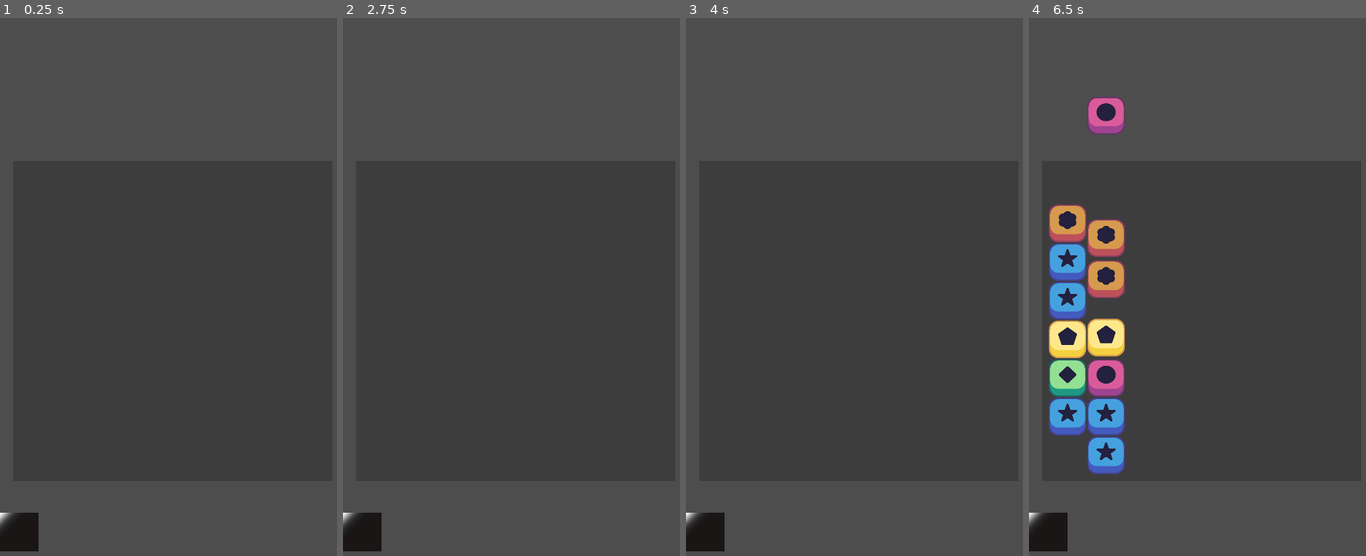
Above: before the commit, frames 1-4 (left to right).
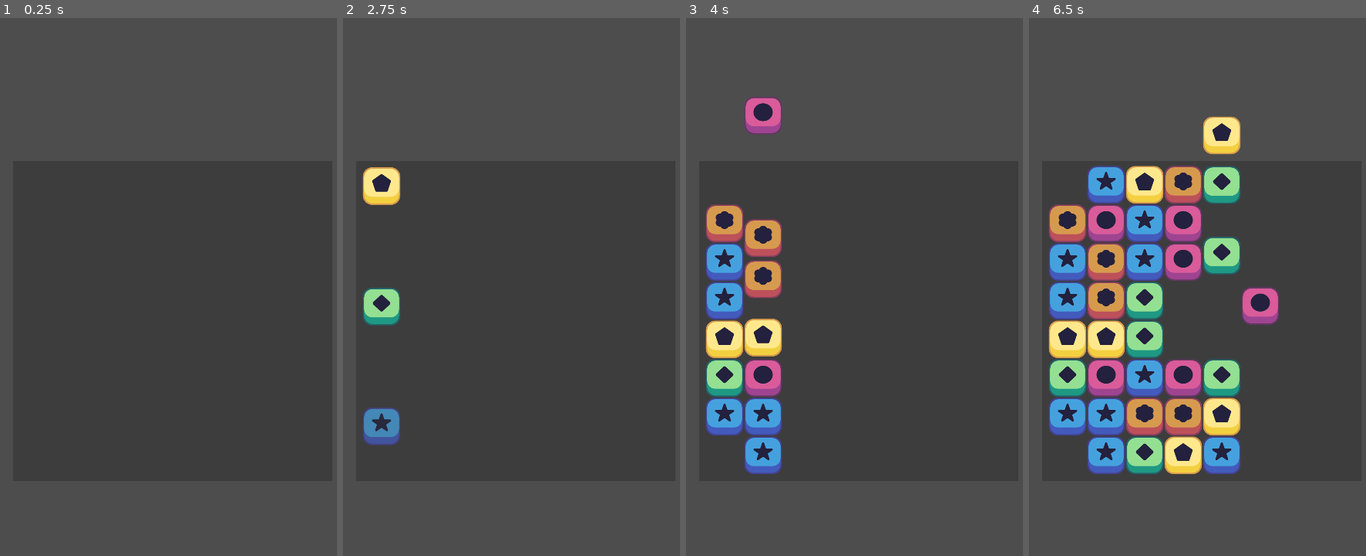
Above: after the commit, the same moments.

Repository: Sironix/Shuffle_RPG_Demo
Game: Godot game, scene res://Scenes/MainGame.tscn
Same seed, same stepped clock (60 frames per second), same inputs: the game is played once before the commit and once after it.
Inputs (mouse positions are in pixels of both pictures, inside the frame that each line leads up to):
- Up to frame 1 (0.25 s): no input
- Up to frame 2 (2.75 s): tap Enter at 0.5, 2 s; move the mouse to (592, 287) at 0.52 s; click (592, 287) at 0.6 s; tap Space at 1.25 s; move the mouse to (447, 351) at 1.27 s; click (447, 351) at 1.35 s; move the mouse to (551, 184) at 2.02 s; tap M at 2.1 s; click (551, 184) at 2.3 s
- Up to frame 3 (4 s): move the mouse to (841, 443) at 2.77 s; tap U at 2.85 s; click (841, 443) at 3.05 s; move the mouse to (962, 410) at 3.52 s; hold Enter from 3.53 s (still down); click (962, 410) at 3.8 s
- Up to frame 4 (6.5 s): move the mouse to (1099, 227) at 4.27 s; release Enter at 4.28 s; tap Keypad Enter at 4.35 s; click (1099, 227) at 4.55 s; move the mouse to (1221, 319) at 5.02 s; click (1221, 319) at 5.1 s; move the mouse to (1150, 163) at 5.77 s; click (1150, 163) at 5.85 s

The runs differ from the first frame. In frame 1, 0.8% of the frame differs, in the area x 0-12%, y 91-100%; in frame 2, 2.9%; in frame 3, 10%; in frame 4, 20%, in the area x 0-75%, y 14-100%.

Commit message:
General Update

Diff:
--- a/Scenes/Grid.gd
+++ b/Scenes/Grid.gd
@@ -11,8 +11,16 @@
 signal player_piece_swap_finished
 
 #State Machine
-enum GRID_STATE {wait,move}
-var state:GRID_STATE=GRID_STATE.move
+signal grid_state_changed(state:GRID_STATE)
+
+enum GRID_STATE {busy,awaiting_input,spawning,matching,destroying,collapsing}
+var state:GRID_STATE=GRID_STATE.busy :set = _set_state
+
+func _set_state(value:GRID_STATE=GRID_STATE.busy):
+	if value != null:
+		state = value
+		grid_state_changed.emit(state)
+
 #init vars
 @export var width: int
 @export var height: int
@@ -49,17 +57,17 @@
 
 # Called when the node enters the scene tree for the first time.
 func _ready():
-	await get_tree().create_timer(5).timeout
+	await get_tree().create_timer(2.5).timeout
 	PosAdapter.x_start =x_start
 	PosAdapter.y_start =y_start
 	PosAdapter.offset = offset
 	board = create_board_array()
-	spawn_pieces_without_matches()
+	await spawn_pieces_without_matches()
 	player_piece_swap_finished.connect(when_piece_movement_finished)
-	state =GRID_STATE.move
+	state =GRID_STATE.awaiting_input
 
 func _process(delta: float) -> void:
-	if state== GRID_STATE.move:
+	if state== GRID_STATE.awaiting_input:
 		touch_input()
 
 ####################################################################################################
@@ -104,6 +112,7 @@
 			#instance it
 			spawn_piece_to_board(piece,row,column)
 			await get_tree().create_timer(0.1).timeout
+
 
 
 ##quick 3 match finder for the spawning funcion
@@ -135,7 +144,7 @@
 #### GAME LOOP
 ####################################################################################################
 
-func spawn_piece_to_board(piece:IMonstruo=null,row:int=0,column:int=0) -> void:
+func spawn_piece_to_board(piece:IPiece=null,row:int=0,column:int=0) -> void:
 	if piece:
 		add_child(piece)
 		piece._init(self)
@@ -175,7 +184,7 @@
 	if match_happened:
 		collapse_timer.start()
 	else:
-		state = GRID_STATE.move
+		state = GRID_STATE.awaiting_input
 
 #region H/V Find Match Logic
 ## these two functions could be merged
@@ -206,7 +215,7 @@
 				continue
 
 			##actual logic
-			var matched_pieces :Array[IMonstruo]= []
+			var matched_pieces :Array[IPiece]= []
 			for num in pieces_to_match:
 				if board[i+num] ==null:
 					return match_happened
@@ -345,9 +354,10 @@
 				break
 		await get_tree().create_timer(0.02).timeout
 	if activate_timer:
+		state = GRID_STATE.spawning
 		refill_timer.start()
 	else:
-		state = GRID_STATE.move
+		state = GRID_STATE.awaiting_input
 
 func refill_board():
 	match_finder_timer.stop()
@@ -365,14 +375,15 @@
 			if not activate_timer:
 				activate_timer = true
 			var rand = randi() % references.size()
-			var piece :IMonstruo= references[rand].instantiate()
+			var piece :IPiece= references[rand].instantiate()
 			spawn_piece_to_board(piece,row,column)
 			await get_tree().create_timer(0.1).timeout
 		await get_tree().create_timer(0.1).timeout
 	if activate_timer:
+		state = GRID_STATE.matching
 		match_finder_timer.start()
 	else:
-		state = GRID_STATE.move
+		state = GRID_STATE.awaiting_input
 
 
 
@@ -416,10 +427,10 @@
 
 
 func swap_pieces(piece_1, piece_2) -> void:
-	state = GRID_STATE.wait
+	state = GRID_STATE.busy
 	control_allowed = false
-	var first_piece = board[piece_1.x][piece_1.y]
-	var second_piece = board[piece_2.x][piece_2.y]
+	var first_piece :IPiece= board[piece_1.x][piece_1.y]
+	var second_piece :IPiece= board[piece_2.x][piece_2.y]
 	var first_pos
 	var second_pos
 	if first_piece == null:
@@ -435,7 +446,7 @@
 	board[piece_1.x][piece_1.y]= second_piece
 	board[piece_2.x][piece_2.y]= first_piece
 	first_piece.move(second_pos)
-	### DEBUG
+	state = GRID_STATE.matching
 	match_finder_timer.start()
 
 
--- a/Scenes/IMonstruo.tscn
+++ /dev/null
@@ -1,21 +0,0 @@
-[gd_scene load_steps=4 format=3 uid="uid://i4ikssh6kdjp"]
-
-[ext_resource type="Script" path="res://Scenes/IMonstruo.gd" id="1"]
-[ext_resource type="Script" path="res://Scenes/Monstruos/Componentes/Moves/Normal_Move.gd" id="2_ecw52"]
-[ext_resource type="Script" path="res://Scenes/Monstruos/Componentes/Spawns/Spawn_Type.gd" id="3_djqqc"]
-
-[node name="IMonstruo" type="Node2D"]
-script = ExtResource("1")
-_move_type = ExtResource("2_ecw52")
-_displace_type = ExtResource("2_ecw52")
-_collapse_type = ExtResource("2_ecw52")
-_spawn_type = ExtResource("3_djqqc")
-
-[node name="Sprite2D" type="Sprite2D" parent="."]
-scale = Vector2(0.5, 0.5)
-
-[node name="Destroy_Timer" type="Timer" parent="."]
-wait_time = 0.5
-one_shot = true
-
-[connection signal="timeout" from="Destroy_Timer" to="." method="_on_destroy_timer_timeout"]
--- a/Scenes/IMonstruo.gd
+++ b/Scenes/IPiece.gd
@@ -1,15 +1,23 @@
 extends Node2D
-class_name IMonstruo
+class_name IPiece
 
 signal vertical_matched(center:bool,size:int)
 signal horizontal_matched(center:bool,size:int)
 signal special_matched(center:bool,type:MATCH_TYPES)
 
+##movement signals.
+signal moved
+signal displaced
+signal spawned
+signal matched
+signal collapsed
+signal destroyed
+
 enum MATCH_TYPES{None,Cross,L,Square}
 @onready var destroy_timer: Timer = $Destroy_Timer
 
 @export var id: String = "": get = id_get, set = id_set
-var damage : int = 0
+@export var damage : int = 0
 var icon
 var matched_h := false
 var matched_v := false
@@ -64,11 +72,6 @@
 	if _destroy_type:
 		destroy_type = _destroy_type.new(self)
 
-#I should make this an interface. like "Imove"
-#have the move version (triggers when you pick this piece and move it somewhere
-#have the displace version (triggers when this piece is the 2nd piece in a piece swap input
-#have the collapse version (triggers with the collapse columns function.
-
 func spawn(target_pos:Vector2=Vector2(0,0)) -> void:
 	if not target_pos:
 		push_error("Target position is null")
@@ -83,6 +86,7 @@
 	if not target_pos:
 		push_error("Target position is null")
 	displace_type.move(target_pos)
+#maybe an await or something.
 
 func collapse(target_pos:Vector2=Vector2(0,0)) -> void:
 	if not target_pos:
@@ -98,8 +102,8 @@
 		push_error("Target position is null")
 	destroy_type.move(target_pos)
 
-func inflict_damage():
-	print(damage)
+func inflict_damage(_damage:int=damage):
+	print(_damage)
 	pass
 
 func check_connections():
@@ -119,6 +123,7 @@
 		destroy_type.destroy()
 	else:
 		queue_free()
+
 
 
 func match_3():
--- /dev/null
+++ b/Scenes/IPiece.tscn
@@ -0,0 +1,23 @@
+[gd_scene load_steps=5 format=3 uid="uid://i4ikssh6kdjp"]
+
+[ext_resource type="Script" path="res://Scenes/IPiece.gd" id="1_da8ak"]
+[ext_resource type="Script" path="res://Scenes/Monstruos/Componentes/Moves/Normal_Move.gd" id="2_ak1m3"]
+[ext_resource type="Script" path="res://Scenes/Monstruos/Componentes/Spawns/Spawn_Type.gd" id="3_5cica"]
+[ext_resource type="Script" path="res://Scenes/Monstruos/Componentes/Destroys/Destroy_Type.gd" id="4_7xhe4"]
+
+[node name="IPiece" type="Node2D"]
+script = ExtResource("1_da8ak")
+_move_type = ExtResource("2_ak1m3")
+_displace_type = ExtResource("2_ak1m3")
+_collapse_type = ExtResource("2_ak1m3")
+_spawn_type = ExtResource("3_5cica")
+_destroy_type = ExtResource("4_7xhe4")
+
+[node name="Sprite2D" type="Sprite2D" parent="."]
+scale = Vector2(0.5, 0.5)
+
+[node name="Destroy_Timer" type="Timer" parent="."]
+wait_time = 0.5
+one_shot = true
+
+[connection signal="timeout" from="Destroy_Timer" to="." method="_on_destroy_timer_timeout"]
--- a/Scenes/MainGame.tscn
+++ b/Scenes/MainGame.tscn
@@ -1,16 +1,6 @@
-[gd_scene load_steps=4 format=3 uid="uid://b62igu6gabqd6"]
+[gd_scene load_steps=2 format=3 uid="uid://b62igu6gabqd6"]
 
 [ext_resource type="Script" path="res://Scenes/Grid.gd" id="1"]
-
-[sub_resource type="Gradient" id="1"]
-interpolation_mode = 2
-offsets = PackedFloat32Array(0.333333, 0.654321, 1)
-colors = PackedColorArray(0.105469, 0.0894012, 0.0894012, 1, 0.261719, 0.261719, 0.261719, 1, 1, 1, 1, 1)
-
-[sub_resource type="GradientTexture2D" id="2"]
-gradient = SubResource("1")
-fill_from = Vector2(0.5, 0.5)
-fill_to = Vector2(0, 0)
 
 [node name="Control" type="Control"]
 layout_mode = 3
@@ -74,30 +64,6 @@
 layout_mode = 2
 size_flags_vertical = 3
 
-[node name="VBoxContainer" type="VBoxContainer" parent="VBoxContainer/Control3"]
-layout_mode = 0
-anchor_right = 1.0
-anchor_bottom = 1.0
-
-[node name="Control" type="Control" parent="VBoxContainer/Control3/VBoxContainer"]
-layout_mode = 2
-size_flags_horizontal = 3
-size_flags_vertical = 3
-size_flags_stretch_ratio = 0.25
-
-[node name="Control2" type="Control" parent="VBoxContainer/Control3/VBoxContainer"]
-layout_mode = 2
-size_flags_horizontal = 3
-size_flags_vertical = 3
-
-[node name="TextureRect" type="TextureRect" parent="VBoxContainer/Control3/VBoxContainer/Control2"]
-layout_mode = 0
-anchor_right = 1.0
-anchor_bottom = 1.0
-texture = SubResource("2")
-expand_mode = 1
-stretch_mode = 2
-
 [connection signal="timeout" from="VBoxContainer/Control/Control/Grid/CollapseTimer" to="VBoxContainer/Control/Control/Grid" method="_on_collapse_timer_timeout"]
 [connection signal="timeout" from="VBoxContainer/Control/Control/Grid/RefillTimer" to="VBoxContainer/Control/Control/Grid" method="_on_refill_timer_timeout"]
 [connection signal="timeout" from="VBoxContainer/Control/Control/Grid/MatchFinderTimer" to="VBoxContainer/Control/Control/Grid" method="_on_match_finder_timer_timeout"]
--- a/Scenes/Monstruos/Blue Piece.tscn
+++ b/Scenes/Monstruos/Blue Piece.tscn
@@ -1,14 +1,13 @@
-[gd_scene load_steps=5 format=3 uid="uid://wbbrxmggj3ml"]
+[gd_scene load_steps=4 format=3 uid="uid://wbbrxmggj3ml"]
 
 [ext_resource type="Texture2D" uid="uid://dnldd2g5ck7q4" path="res://Sprites/Blue Piece.png" id="1"]
-[ext_resource type="PackedScene" uid="uid://i4ikssh6kdjp" path="res://Scenes/IMonstruo.tscn" id="2"]
+[ext_resource type="PackedScene" uid="uid://i4ikssh6kdjp" path="res://Scenes/IPiece.tscn" id="2"]
 [ext_resource type="Script" path="res://Scenes/Monstruos/Componentes/Spawns/Ascend.gd" id="2_efc5t"]
-[ext_resource type="Script" path="res://Scenes/Monstruos/Componentes/Destroys/Destroy_Type.gd" id="3_0t3rg"]
 
 [node name="Blue Piece" instance=ExtResource("2")]
 id = "Blue"
+damage = 55
 _spawn_type = ExtResource("2_efc5t")
-_destroy_type = ExtResource("3_0t3rg")
 
 [node name="Sprite2D" parent="." index="0"]
 texture = ExtResource("1")
--- a/Scenes/Monstruos/Componentes/Destroys/Destroy_Type.gd
+++ b/Scenes/Monstruos/Componentes/Destroys/Destroy_Type.gd
@@ -5,9 +5,9 @@
 func name_set(new_name: String) -> void:
 	Name = new_name
 
-var parent:IMonstruo
+var parent:IPiece
 
-func _init(parent_ref:IMonstruo) -> void:
+func _init(parent_ref:IPiece) -> void:
 	if parent_ref ==null:
 		push_error("Parent is Null")
 	parent = parent_ref
--- a/Scenes/Monstruos/Componentes/Moves/Cross_Explode.gd
+++ b/Scenes/Monstruos/Componentes/Moves/Cross_Explode.gd
@@ -5,7 +5,7 @@
 	name_set("Cross Explosion")
 	pass # Replace with function body.
 
-func _init(parent_ref:IMonstruo) -> void:
+func _init(parent_ref:IPiece) -> void:
 	super._init(parent_ref)
 	parent_ref.horizontal_matched.connect(extra_effect)
 
--- a/Scenes/Monstruos/Componentes/Moves/Move_Type.gd
+++ b/Scenes/Monstruos/Componentes/Moves/Move_Type.gd
@@ -4,14 +4,14 @@
 signal movement_finished
 
 ### Probably add a new var to move() to know if the movement should activate extra effects or not.
+var parent:IPiece
 
 var Name: String= "" :set = name_set
 func name_set(new_name: String) -> void:
 	Name = new_name
 
-var parent:IMonstruo
 
-func _init(parent_ref:IMonstruo) -> void:
+func _init(parent_ref:IPiece) -> void:
 	if parent_ref ==null:
 		push_error("Parent is Null")
 	parent = parent_ref
--- a/Scenes/Monstruos/Componentes/Moves/Normal_Move.gd
+++ b/Scenes/Monstruos/Componentes/Moves/Normal_Move.gd
@@ -6,7 +6,7 @@
 	name_set("Normal Move")
 	pass # Replace with function body.
 
-func _init(parent_ref:IMonstruo) -> void:
+func _init(parent_ref:IPiece) -> void:
 	super._init(parent_ref)
 
 # Called every frame. 'delta' is the elapsed time since the previous frame.
--- a/Scenes/Monstruos/Componentes/Spawns/Ascend.gd
+++ b/Scenes/Monstruos/Componentes/Spawns/Ascend.gd
@@ -4,7 +4,7 @@
 	name_set("Ascend Spawn")
 	pass # Replace with function body.
 
-func _init(parent_ref:IMonstruo) -> void:
+func _init(parent_ref:IPiece) -> void:
 	super._init(parent_ref)
 
 # Called every frame. 'delta' is the elapsed time since the previous frame.
--- a/Scenes/Monstruos/Componentes/Spawns/Spawn_Type.gd
+++ b/Scenes/Monstruos/Componentes/Spawns/Spawn_Type.gd
@@ -6,7 +6,7 @@
 	name_set("Spawn")
 	pass # Replace with function body.
 
-func _init(parent_ref:IMonstruo) -> void:
+func _init(parent_ref:IPiece) -> void:
 	super._init(parent_ref)
 
 # Called every frame. 'delta' is the elapsed time since the previous frame.
--- a/Scenes/Monstruos/Green Piece.tscn
+++ b/Scenes/Monstruos/Green Piece.tscn
@@ -1,7 +1,7 @@
 [gd_scene load_steps=3 format=3 uid="uid://l0lx5pj4o2te"]
 
 [ext_resource type="Texture2D" uid="uid://cweo6pmdxaexb" path="res://Sprites/Green Piece.png" id="1"]
-[ext_resource type="PackedScene" uid="uid://i4ikssh6kdjp" path="res://Scenes/IMonstruo.tscn" id="2"]
+[ext_resource type="PackedScene" uid="uid://i4ikssh6kdjp" path="res://Scenes/IPiece.tscn" id="2"]
 
 [node name="Green Piece" instance=ExtResource("2")]
 id = "Green"
--- a/Scenes/Monstruos/Orange Piece.tscn
+++ b/Scenes/Monstruos/Orange Piece.tscn
@@ -1,7 +1,7 @@
 [gd_scene load_steps=4 format=3 uid="uid://cvdqdp7p86rxh"]
 
 [ext_resource type="Texture2D" uid="uid://lf20miyblx7a" path="res://Sprites/Orange Piece.png" id="1"]
-[ext_resource type="PackedScene" uid="uid://i4ikssh6kdjp" path="res://Scenes/IMonstruo.tscn" id="2"]
+[ext_resource type="PackedScene" uid="uid://i4ikssh6kdjp" path="res://Scenes/IPiece.tscn" id="2"]
 [ext_resource type="Script" path="res://Scenes/Monstruos/Componentes/Moves/Cross_Explode.gd" id="2_xhdvd"]
 
 [node name="Orange Piece" instance=ExtResource("2")]
--- a/Scenes/Monstruos/Pink Piece.tscn
+++ b/Scenes/Monstruos/Pink Piece.tscn
@@ -1,10 +1,10 @@
-[gd_scene load_steps=3 format=2]
+[gd_scene load_steps=3 format=3 uid="uid://dvi5mh8a36w74"]
 
-[ext_resource path="res://Sprites/Pink Piece.png" type="Texture2D" id=1]
-[ext_resource path="res://Scenes/IMonstruo.tscn" type="PackedScene" id=2]
+[ext_resource type="Texture2D" uid="uid://dcspo6b344sgn" path="res://Sprites/Pink Piece.png" id="1"]
+[ext_resource type="PackedScene" uid="uid://i4ikssh6kdjp" path="res://Scenes/IPiece.tscn" id="2"]
 
-[node name="Pink Piece" instance=ExtResource( 2 )]
+[node name="Pink Piece" instance=ExtResource("2")]
 id = "Pink"
 
 [node name="Sprite2D" parent="." index="0"]
-texture = ExtResource( 1 )
+texture = ExtResource("1")
--- a/Scenes/Monstruos/Yellow Piece.tscn
+++ b/Scenes/Monstruos/Yellow Piece.tscn
@@ -1,7 +1,7 @@
-[gd_scene load_steps=3 format=2]
+[gd_scene load_steps=3 format=3]
 
-[ext_resource path="res://Sprites/Yellow Piece.png" type="Texture2D" id=1]
-[ext_resource path="res://Scenes/IMonstruo.tscn" type="PackedScene" id=2]
+[ext_resource type="Texture2D" uid="uid://4wrcgeim2ia" path="res://Sprites/Yellow Piece.png" id="1"]
+[ext_resource type="PackedScene" uid="uid://i4ikssh6kdjp" path="res://Scenes/IPiece.tscn" id="2"]
 
 [node name="Yellow Piece" instance=ExtResource( 2 )]
 id = "Yellow"
